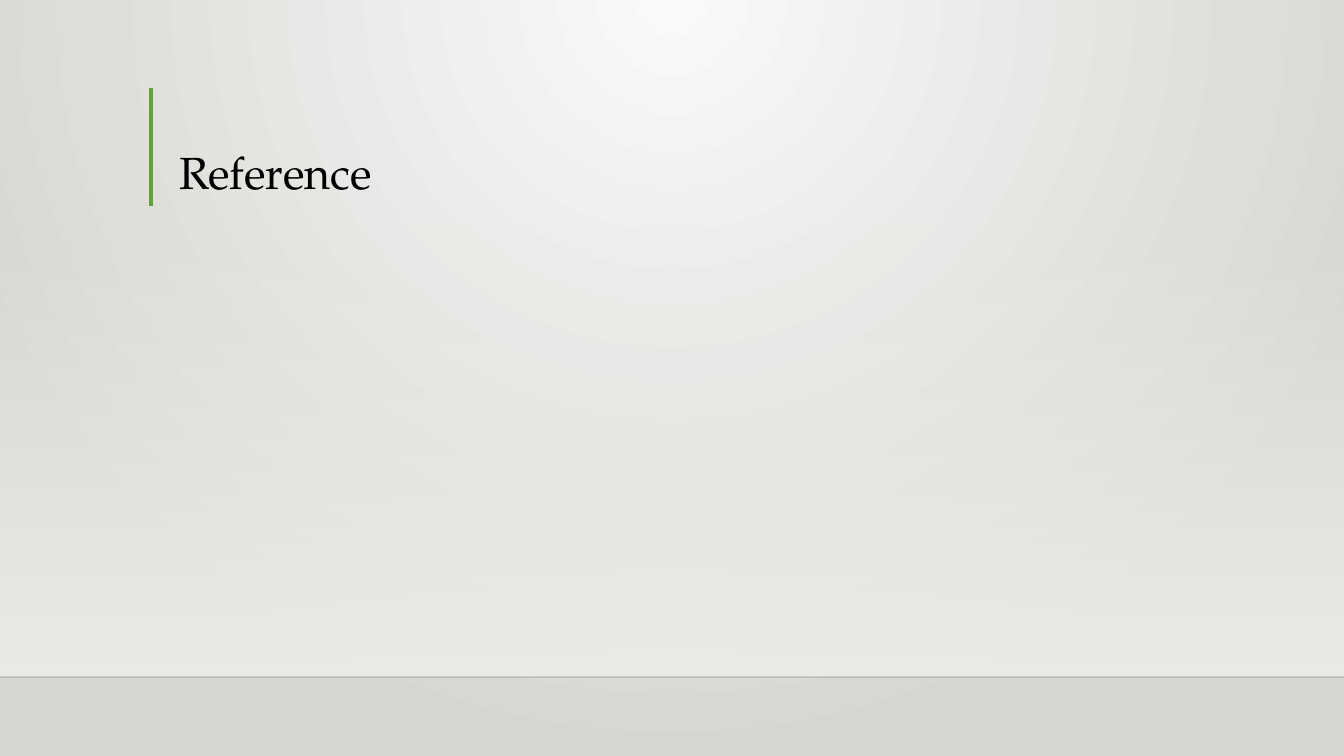
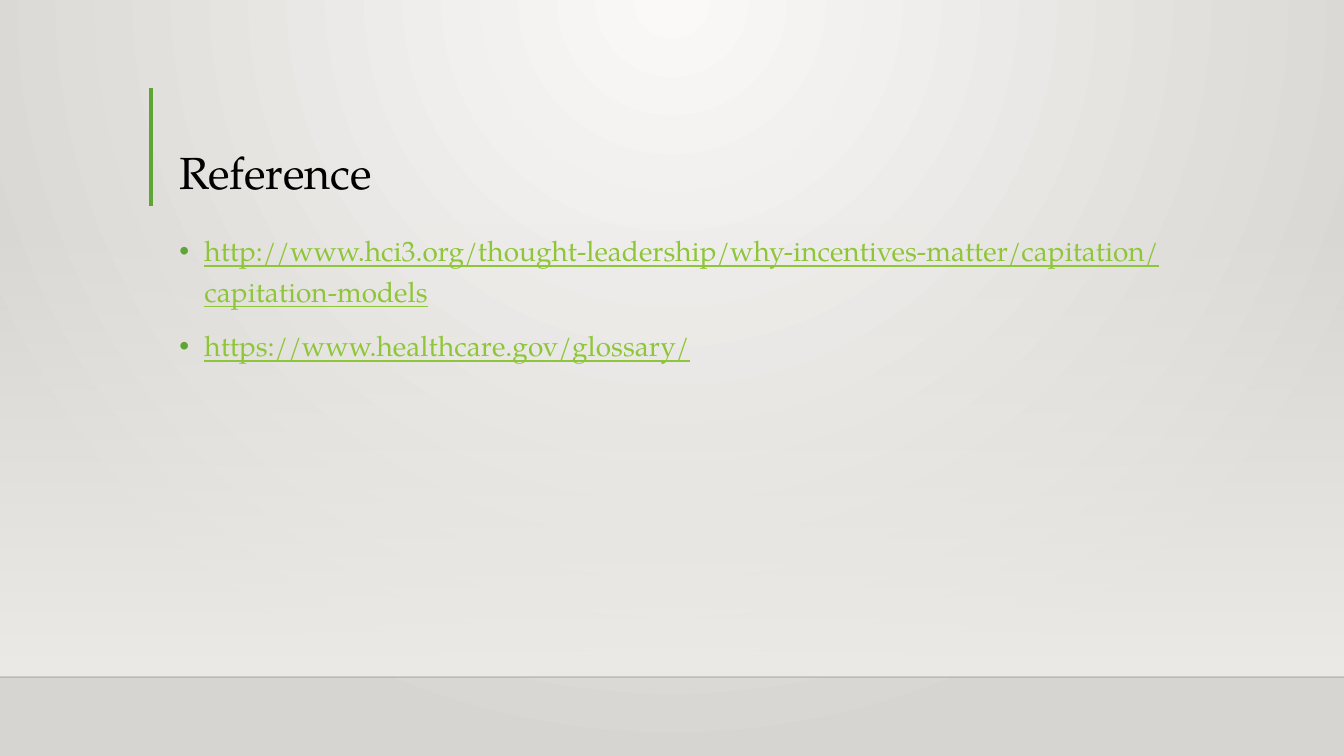
Before and after one commit to Intro-to-APCD/Intro-to-APCD.github.io, a slide deck: slide 12 of PowerPoints/Phase 3 - Claims Terminology/010 How are Claims Paid.pptx. Drawn at 1344x756 pixels with LibreOffice and Linux fonts; fonts in the diff are those of the drawing; background and template pictures are left out. Boxes give left, top, right and bottom in pixels: in the first picture for what was removed or moved away, otherwise in the second. Text is boxed around its words. In the diff, an @@ line names an element or a change of style, - is before the commit and + after.

```diff
--- a/PowerPoints/Phase 3 - Claims Terminology/010 How are Claims Paid.pptx
+++ b/PowerPoints/Phase 3 - Claims Terminology/010 How are Claims Paid.pptx
@@ text added at (204, 240, 1158, 364), 20 pt, text #8FC639, underline @@
+• http://www.hci3.org/thought-leadership/why-incentives-matter/capitation/capitation-models
+• https://www.healthcare.gov/glossary/
```
Also in this commit, not shown: 1 other slide changed, 9 slides added, 9 slides removed.
